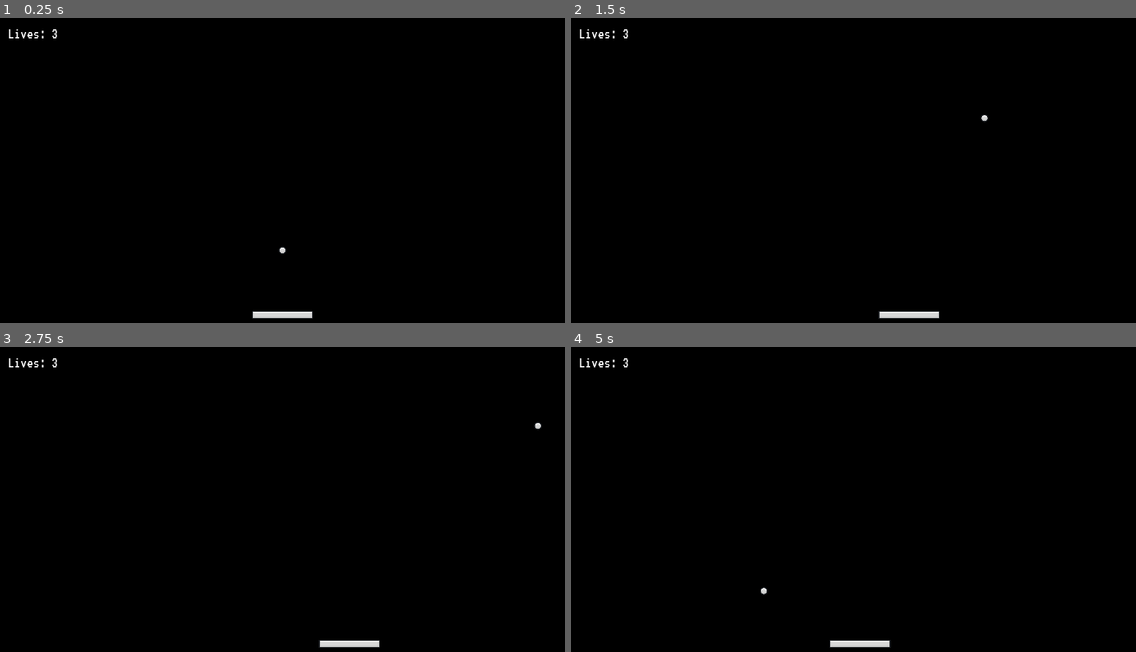
Above: before the commit, frames 1-4 (two rows, left to right).
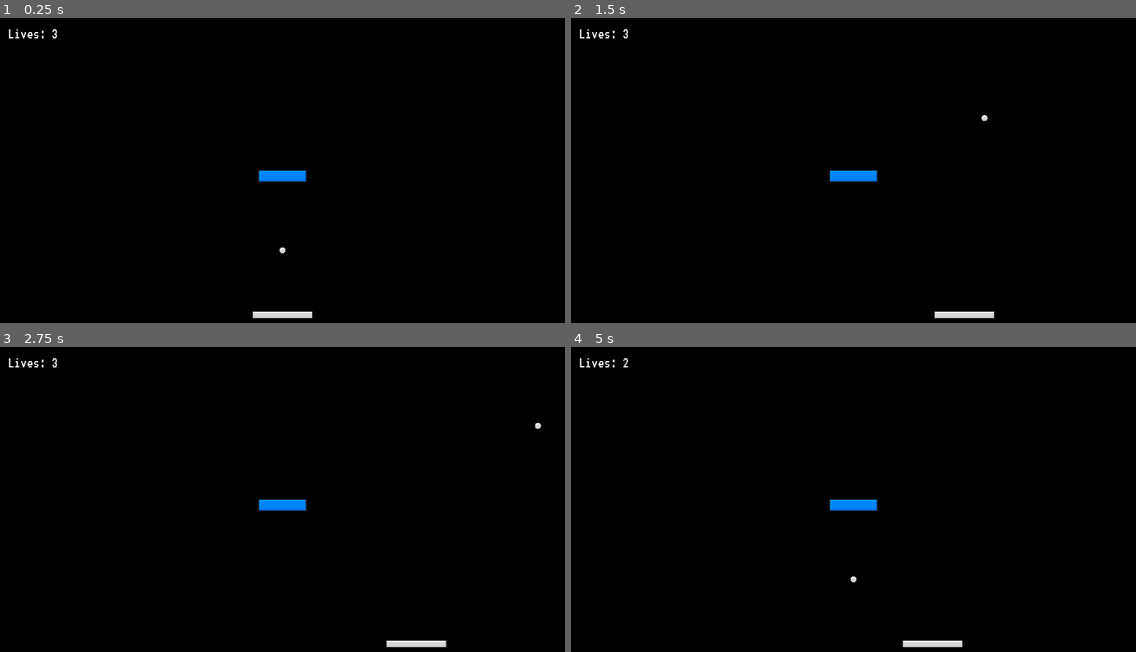
Above: after the commit, the same moments.

Repository: Lesosa12/brick-breaker
Game: Godot game, scene res://Scenes/main.tscn
The game is run twice, just before and just after one commit, with the same random seed, the same clock (stepped at 60 frames per second) and the same inputs.
Inputs:
- Up to frame 1 (0.25 s): no input
- Up to frame 2 (1.5 s): tap Enter at 0.5 s; hold D (right) 0.53-1.28 s; hold A (left) from 1.28 s (still down)
- Up to frame 3 (2.75 s): release A (left) at 2.03 s; hold D (right) from 2.03 s (still down)
- Up to frame 4 (5 s): release D (right) at 3.53 s; hold A (left) from 3.53 s (still down)

The runs differ from the first frame. In frame 1, 0.3% of the frame differs, in the area x 45-55%, y 49-54%; in frame 2, 0.9%; in frame 3, 0.9%; in frame 4, 1.0%, in the area x 9-70%, y 4-99%.
Error before the commit: Parse Error: Identifier "sprite_2d" not declared in the current scope. (res://Scenes/brick.gd:27)
Error after the commit: Invalid call. Nonexistent function 'get_rect' in base 'CollisionShape2D'. (res://Scripts/brick.gd:22)

Commit message:
progress check 4 done kinda
need to fix some bugs

Diff:
--- a/Brick Breaker/Scenes/BrickSpawner.gd
+++ /dev/null
@@ -1,25 +0,0 @@
-extends Node
-
-class_name BrickBreaker
-
-const COLUMNS = 5
-const ROWS = 6
-@onready var ball = $"../Ball"
-@onready var ui = $"../UI"
-
-@export var brick_scene: PackedScene
-@export var margin: Vector2 = Vector2(8,8)
-@export var spawn_start: Marker2D
-
-var brick_count = 0
-
-
-# Called when the node enters the scene tree for the first time.
-func _ready():
-	pass # Replace with function body.
-
-
-func spawn():
-	var test_brick = brick_scene.instantiate() as Brick
-	add_child(test_brick)
-	var brick_size = test_brick.get_size() * .25
--- a/Brick Breaker/Scenes/ball.tscn
+++ b/Brick Breaker/Scenes/ball.tscn
@@ -1,14 +1,14 @@
 [gd_scene load_steps=4 format=3 uid="uid://du8eca5bfvatd"]
 
-[ext_resource type="Script" path="res://Scenes/ball.gd" id="1_20xoh"]
 [ext_resource type="Texture2D" uid="uid://c8l7ke1ygg27h" path="res://Assets/Ball.png" id="1_negf1"]
+[ext_resource type="Script" path="res://Scripts/ball.gd" id="1_teacs"]
 
 [sub_resource type="CircleShape2D" id="CircleShape2D_tuvwt"]
 radius = 33.0
 
 [node name="Ball" type="CharacterBody2D"]
 motion_mode = 1
-script = ExtResource("1_20xoh")
+script = ExtResource("1_teacs")
 
 [node name="Sprite2D" type="Sprite2D" parent="."]
 texture = ExtResource("1_negf1")
--- a/Brick Breaker/Scenes/brick.tscn
+++ b/Brick Breaker/Scenes/brick.tscn
@@ -1,16 +1,17 @@
 [gd_scene load_steps=4 format=3 uid="uid://cy0htnttmkhq5"]
 
-[ext_resource type="Script" path="res://Scenes/brick.gd" id="1_1cupl"]
 [ext_resource type="Texture2D" uid="uid://d06ws4g0pu0q0" path="res://Assets/Brick-Blue.png" id="1_5x831"]
+[ext_resource type="Script" path="res://Scripts/brick.gd" id="1_v6wts"]
 
 [sub_resource type="RectangleShape2D" id="RectangleShape2D_mvdho"]
 size = Vector2(100, 25)
 
 [node name="Brick" type="RigidBody2D"]
+collision_layer = 8
 gravity_scale = 2.66454e-15
 lock_rotation = true
 freeze = true
-script = ExtResource("1_1cupl")
+script = ExtResource("1_v6wts")
 
 [node name="Sprite2D" type="Sprite2D" parent="."]
 scale = Vector2(0.25, 0.25)
--- a/Brick Breaker/Scenes/deathzone.tscn
+++ b/Brick Breaker/Scenes/deathzone.tscn
@@ -1,12 +1,12 @@
 [gd_scene load_steps=3 format=3 uid="uid://b377o1tl4wwah"]
 
-[ext_resource type="Script" path="res://Scenes/deathzone.gd" id="1_fxrvi"]
+[ext_resource type="Script" path="res://Scripts/deathzone.gd" id="1_m2vcb"]
 
 [sub_resource type="RectangleShape2D" id="RectangleShape2D_xnq61"]
 size = Vector2(1164, 20)
 
 [node name="deathzone" type="Area2D"]
-script = ExtResource("1_fxrvi")
+script = ExtResource("1_m2vcb")
 
 [node name="CollisionShape2D" type="CollisionShape2D" parent="."]
 shape = SubResource("RectangleShape2D_xnq61")
--- a/Brick Breaker/Scenes/main.tscn
+++ b/Brick Breaker/Scenes/main.tscn
@@ -5,7 +5,7 @@
 [ext_resource type="PackedScene" uid="uid://bdtaav7bui1he" path="res://Scenes/Walls.tscn" id="3_0tiwy"]
 [ext_resource type="PackedScene" uid="uid://b377o1tl4wwah" path="res://Scenes/deathzone.tscn" id="4_b1p07"]
 [ext_resource type="PackedScene" uid="uid://bghu8ee2yiu3n" path="res://Scenes/ui.tscn" id="5_riyer"]
-[ext_resource type="Script" path="res://Scenes/BrickSpawner.gd" id="6_lf0fb"]
+[ext_resource type="Script" path="res://Scripts/BrickSpawner.gd" id="6_qn8n0"]
 [ext_resource type="PackedScene" uid="uid://cy0htnttmkhq5" path="res://Scenes/brick.tscn" id="7_lky60"]
 
 [node name="main" type="Node"]
@@ -47,7 +47,7 @@
 position = Vector2(0, 335)
 
 [node name="BrickSpawner" type="Node" parent="." node_paths=PackedStringArray("spawn_start")]
-script = ExtResource("6_lf0fb")
+script = ExtResource("6_qn8n0")
 brick_scene = ExtResource("7_lky60")
 spawn_start = NodePath("../Marker2D")
 
--- a/Brick Breaker/Scenes/paddle.tscn
+++ b/Brick Breaker/Scenes/paddle.tscn
@@ -1,7 +1,7 @@
 [gd_scene load_steps=4 format=3 uid="uid://dgjwbbd71727a"]
 
+[ext_resource type="Script" path="res://Scripts/paddle.gd" id="1_6ek1j"]
 [ext_resource type="Texture2D" uid="uid://ckbmlemetbql1" path="res://Assets/Paddle.png" id="1_niq0a"]
-[ext_resource type="Script" path="res://Scenes/paddle.gd" id="1_tpdp1"]
 
 [sub_resource type="RectangleShape2D" id="RectangleShape2D_iexm3"]
 size = Vector2(124, 16)
@@ -9,7 +9,7 @@
 [node name="Paddle" type="RigidBody2D"]
 gravity_scale = 2.66454e-15
 lock_rotation = true
-script = ExtResource("1_tpdp1")
+script = ExtResource("1_6ek1j")
 
 [node name="Sprite2D" type="Sprite2D" parent="."]
 scale = Vector2(0.25, 0.25)
--- a/Brick Breaker/Scenes/ui.tscn
+++ b/Brick Breaker/Scenes/ui.tscn
@@ -1,13 +1,13 @@
 [gd_scene load_steps=4 format=3 uid="uid://bghu8ee2yiu3n"]
 
-[ext_resource type="Script" path="res://Scenes/ui.gd" id="1_d6pjt"]
 [ext_resource type="FontFile" uid="uid://b4pqfbvte11k6" path="res://Assets/VT323-Regular.ttf" id="1_paxh4"]
+[ext_resource type="Script" path="res://Scripts/ui.gd" id="1_ul58k"]
 
 [sub_resource type="StyleBoxFlat" id="StyleBoxFlat_xx57o"]
 bg_color = Color(0.686275, 0, 0.121569, 1)
 
 [node name="UI" type="CanvasLayer"]
-script = ExtResource("1_d6pjt")
+script = ExtResource("1_ul58k")
 
 [node name="MarginContainer" type="MarginContainer" parent="."]
 anchors_preset = 15
--- /dev/null
+++ b/Brick Breaker/Scripts/BrickSpawner.gd
@@ -0,0 +1,45 @@
+extends Node
+
+class_name BrickBreaker
+
+const COLUMNS = 5
+const ROWS = 6
+@onready var ball = $"../Ball" as Ball
+@onready var ui = $"../UI" as UI
+
+@export var brick_scene: PackedScene
+@export var margin: Vector2 = Vector2(8,8)
+@export var spawn_start: Marker2D
+
+var brick_count = 0
+
+
+# Called when the node enters the scene tree for the first time.
+func _ready():
+	spawn()
+
+
+func spawn():
+	var test_brick = brick_scene.instantiate() as Brick
+	add_child(test_brick)
+	var brick_size = test_brick.get_size() * .25
+	test_brick.queue_free()
+
+	var row_width = brick_size.x * COLUMNS + margin.x * (COLUMNS - 1)
+	var spawn_position_x = (-row_width + brick_size.x + margin.x) / 2
+	var spawn_position_y = spawn_start.position.y
+
+	for i in ROWS:
+		for j in COLUMNS:
+			var brick = brick_scene.instantiate() as Brick
+			add_child(brick)
+			brick.set_level(ROWS - i)
+			var x = spawn_position_x + j * (margin.x + brick.get_size().x)
+			var y = spawn_position_y + i * (margin.y + brick.get_size().y)
+			brick.set_position(Vector2(x, y))
+			brick.brick_destroyed.connect(on_brick_destroyed)
+
+func on_brick_destroyed():
+	brick_count -= 1
+	if brick_count == 0:
+		ball.stop_ball()
--- a/Brick Breaker/Scenes/ball.gd
+++ b/Brick Breaker/Scripts/ball.gd
@@ -26,6 +26,9 @@
 	var collision = move_and_collide(velocity * ball_speed *delta)
 	if(!collision):
 		return
+	var collider= collision.get_collider()
+	if collider is Brick:
+		collider.decrease_level()
 
 	velocity = velocity.bounce(collision.get_normal())
 func start_ball():
--- a/Brick Breaker/Scenes/brick.gd
+++ b/Brick Breaker/Scripts/brick.gd
@@ -6,7 +6,7 @@
 
 var level = 1
 
-@onready var sprite2d = $Sprite2D
+@onready var sprite_2d = $Sprite2D
 @onready var collision_shape_2d = $CollisionShape2D
 
 var sprites: Array[Texture2D] = [
--- a/Brick Breaker/Scenes/paddle.gd
+++ b/Brick Breaker/Scripts/paddle.gd
@@ -7,7 +7,7 @@
 var half_paddle_width: float
 var is_ball_started = false
 
-@export var speed = 200
+@export var speed = 400
 @export var camera: Camera2D
 
 @onready var ball = $"../Ball" as Ball
Renamed: Brick Breaker/Scenes/deathzone.gd -> Brick Breaker/Scripts/deathzone.gd
Renamed: Brick Breaker/Scenes/ui.gd -> Brick Breaker/Scripts/ui.gd
